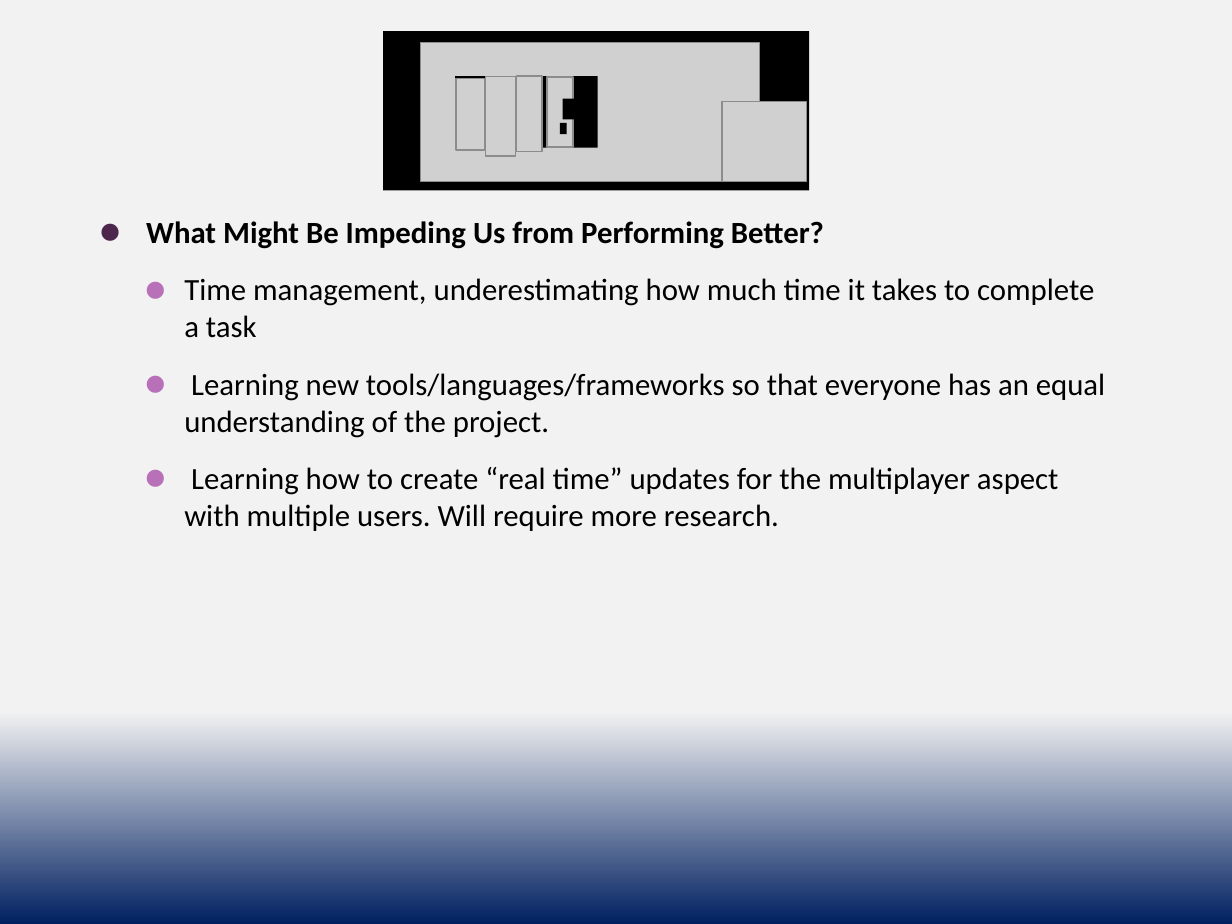
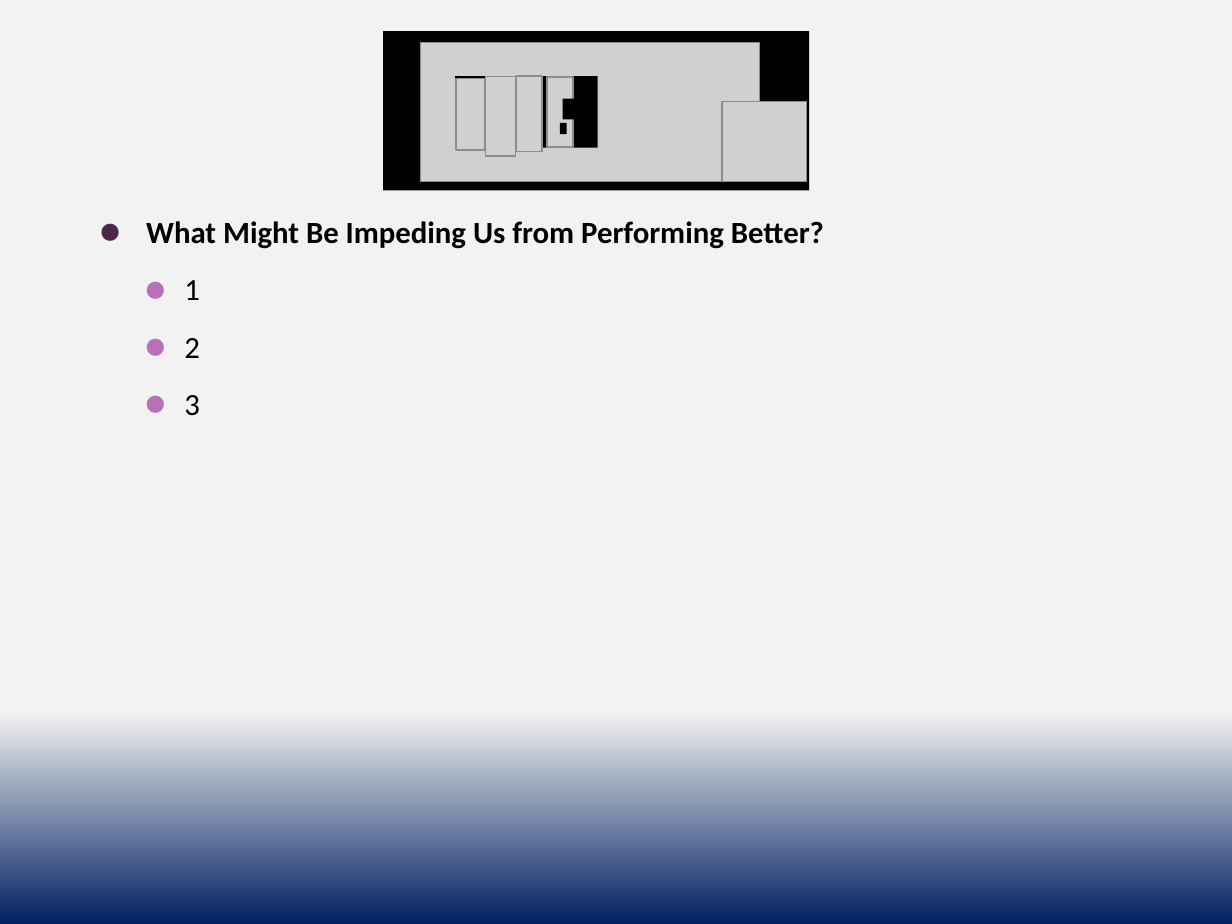
Before and after one commit to cs3398-borgs-bros/JeopardyChamp-Project, a slide deck: slide 2 of docs/Borgs_Retrospective - Sprint 2.pptx. Drawn at 1232x924 pixels with LibreOffice and Linux fonts; fonts in the diff are those of the drawing; grey boxes stand for pictures. Boxes give left, top, right and bottom in pixels: in the first picture for what was removed or moved away, otherwise in the second. Text is boxed around its words. In the diff, an @@ line names an element or a change of style, - is before the commit and + after.

```diff
--- a/docs/Borgs_Retrospective - Sprint 2.pptx
+++ b/docs/Borgs_Retrospective - Sprint 2.pptx
@@ text at [184, 280, 200, 416]: text changed @@
-    ⚫ Time management, underestimating how much time it takes to complete a task
-    ⚫ Learning new tools/languages/frameworks so that everyone has an equal understanding of the project.
-    ⚫ Learning how to create “real time” updates for the multiplayer aspect with multiple users. Will require more research.
+    ⚫ 1
+    ⚫ 2
+    ⚫ 3
```
Also in this commit, not shown: 2 other slides changed.
